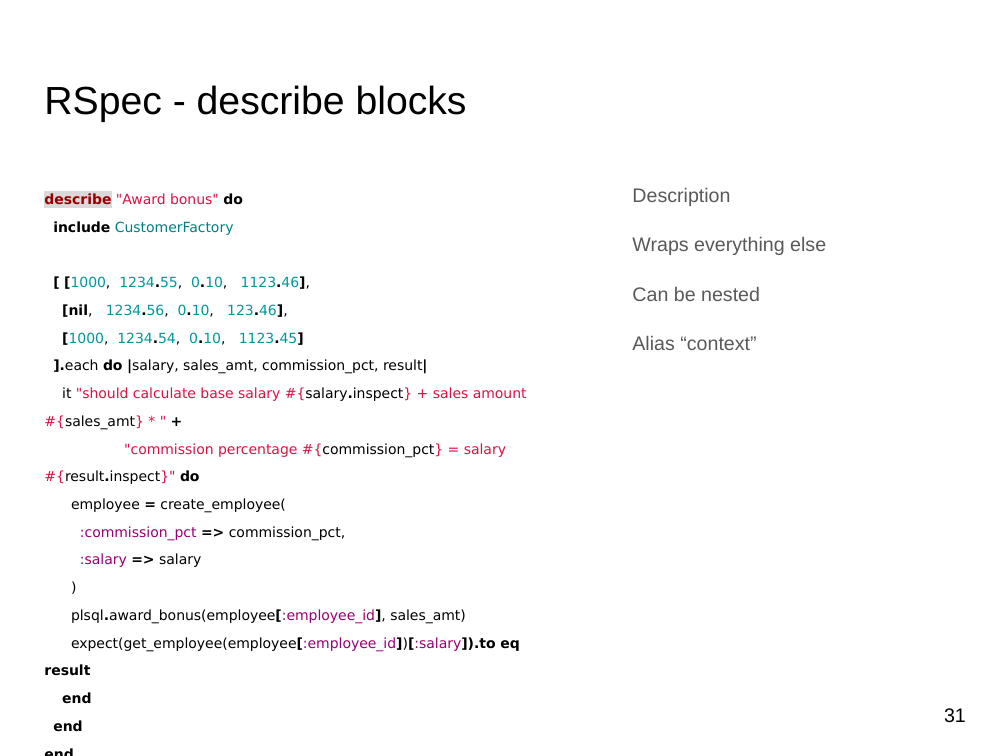
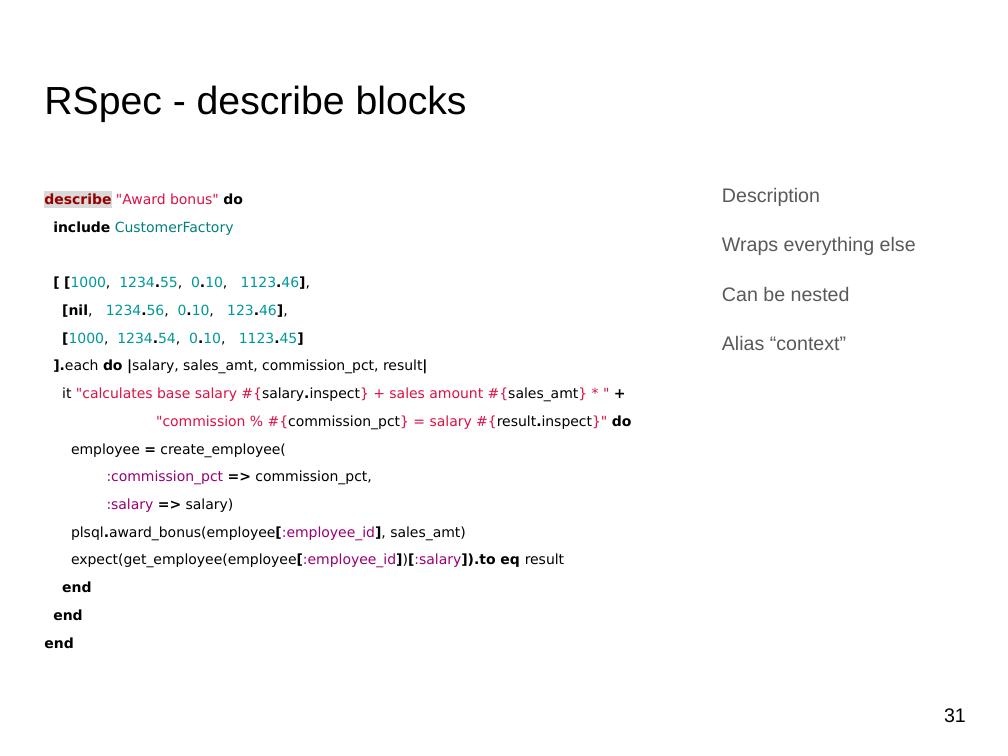
Before and after one commit to javornikolov/bgoug-rubyplsql-spec, a slide deck: slide 31 of Oracle PL-SQL unit testing with ruby-plsql-spec.pptx. Drawn at 1008x756 pixels with LibreOffice and Linux fonts; fonts in the diff are those of the drawing. Boxes give left, top, right and bottom in pixels: in the first picture for what was removed or moved away, otherwise in the second. Text is boxed around its words. In the diff, an @@ line names an element or a change of style, - is before the commit and + after.

```diff
--- a/Oracle PL-SQL unit testing with ruby-plsql-spec.pptx
+++ b/Oracle PL-SQL unit testing with ruby-plsql-spec.pptx
@@ text "Description": place and size @@
-text "Description" at bbox=[632, 188, 826, 350]
+text "Description" at bbox=[722, 188, 916, 350]
@@ text at bbox=[44, 193, 632, 649]: text changed @@
-describe "Award bonus" do
-include CustomerFactory
-[ [1000, 1234.55, 0.10, 1123.46],
-[nil, 1234.56, 0.10, 123.46],
-[1000, 1234.54, 0.10, 1123.45]
-].each do |salary, sales_amt, commission_pct, result|
-it "should calculate base salary #{salary.inspect} + sales amount #{sales_amt} * " +
-"commission percentage #{commission_pct} = salary #{result.inspect}" do
-employee = create_employee(
-:commission_pct => commission_pct,
-:salary => salary
-)
-plsql.award_bonus(employee[:employee_id], sales_amt)
-expect(get_employee(employee[:employee_id])[:salary]).to eq result
-end
-end
-end
+describe "Award bonus" do
+include CustomerFactory
+[ [1000, 1234.55, 0.10, 1123.46],
+[nil, 1234.56, 0.10, 123.46],
+[1000, 1234.54, 0.10, 1123.45]
+].each do |salary, sales_amt, commission_pct, result|
+it "calculates base salary #{salary.inspect} + sales amount #{sales_amt} * " +
+"commission % #{commission_pct} = salary #{result.inspect}" do
+employee = create_employee(
+:commission_pct => commission_pct,
+:salary => salary)
+plsql.award_bonus(employee[:employee_id], sales_amt)
+expect(get_employee(employee[:employee_id])[:salary]).to eq result
+end
+end
+end
```
Also in this commit, not shown: 7 other slides changed.
